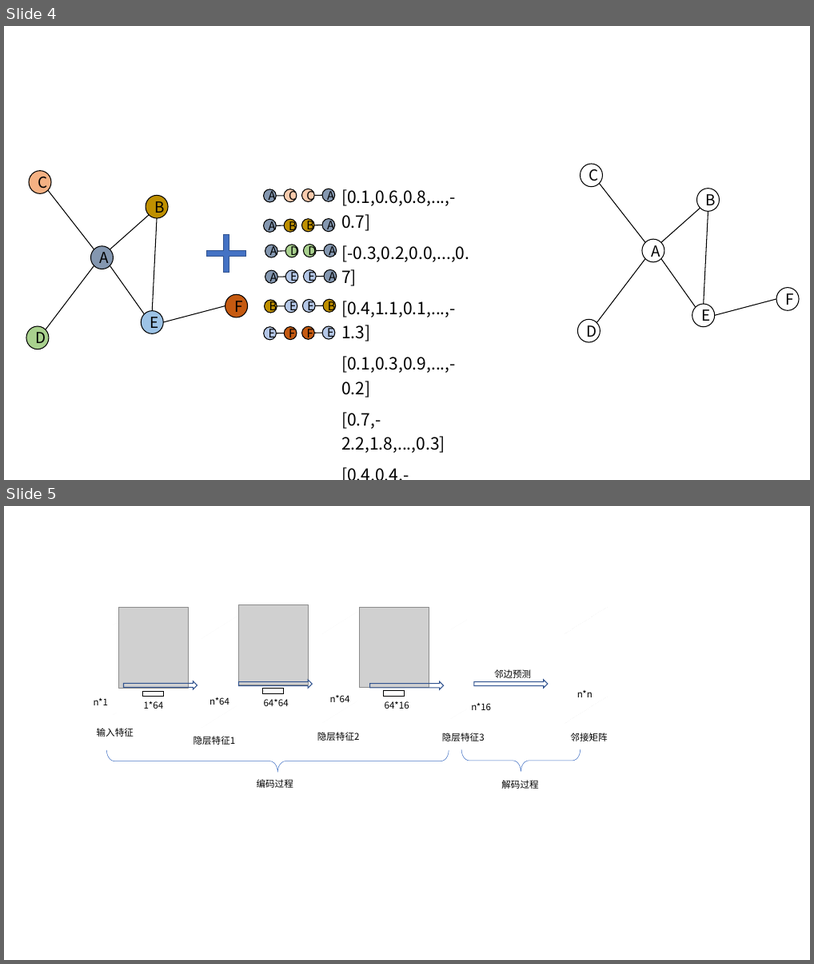
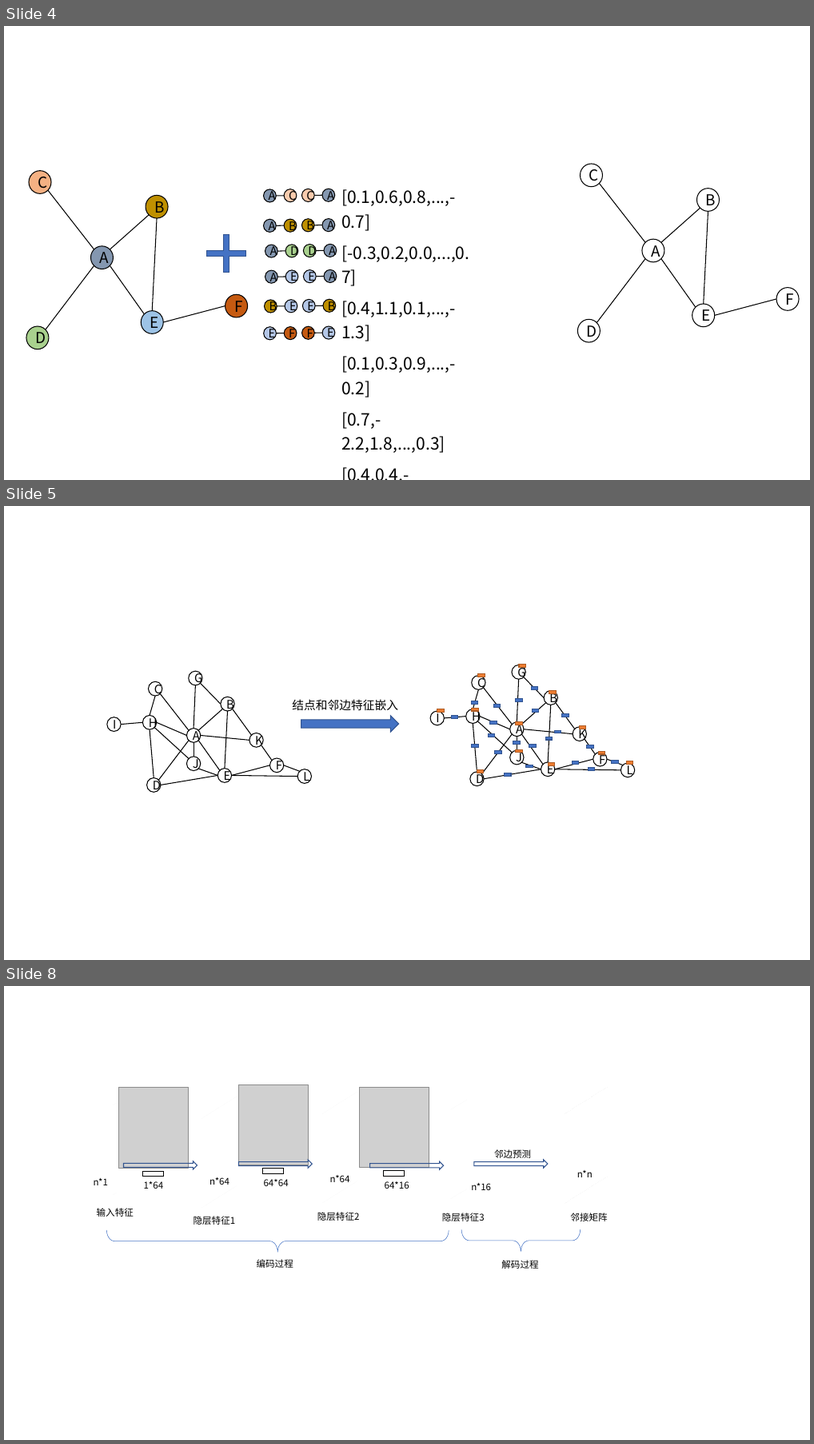
Before and after one commit to hakaorson/file, a slide deck: MineThesis new struct/other/流程图.pptx. Shown one above the other, each under a label of ours: slides 4 and 5 before the commit, slides 4, 5 and 8 after it; the slides between them are not shown. The pictures are 814x964 and 814x1444 pixels, drawn with LibreOffice and Linux fonts; fonts in the diff are those of the drawing; grey boxes stand for pictures. Boxes give left, top, right and bottom in pixels: in the first picture for what was removed or moved away, otherwise in the second. Text is boxed around its words. In the diff, an @@ line names an element or a change of style, - is before the commit and + after.

```diff
--- a/MineThesis new struct/other/流程图.pptx
+++ b/MineThesis new struct/other/流程图.pptx
@@ slide 5 added at (x1=4, y1=506, x2=810, y2=960), background #FFFFFF @@
@@ line added from (150, 716) to (155, 696), #000000 1 pt @@
@@ line added from (194, 728) to (196, 685), #000000 1 pt @@
@@ line added from (201, 684) to (221, 704), #000000 1 pt @@
@@ line added from (233, 708) to (251, 735), #000000 1 pt @@
@@ text added at (x1=292, y1=699, x2=398, y2=710), 14 pt, text #000000 @@
+结点和邻边特征嵌入
@@ right arrow added at (x1=302, y1=716, x2=399, y2=732), fill #4472C4, outline #325491 1 pt @@
@@ line added from (121, 724) to (142, 723), #000000 1 pt @@
@@ line added from (150, 729) to (154, 778), #000000 1 pt @@
@@ line added from (154, 728) to (189, 758), #000000 1 pt @@
@@ line added from (186, 736) to (157, 723), #000000 1 pt @@
@@ line added from (194, 756) to (194, 743), #000000 1 pt @@
@@ line added from (250, 740) to (201, 736), #000000 1 pt @@
@@ line added from (272, 760) to (261, 745), #000000 1 pt @@
@@ line added from (198, 768) to (218, 776), #000000 1 pt @@
@@ line added from (284, 765) to (300, 771), #000000 1 pt @@
@@ group added at (x1=107, y1=671, x2=312, y2=792): 12 ellipses, 6 lines @@
+E
+B
+D
+F
+A
+C
+G
+H
+I
+K
+J
+L
@@ group added at (x1=430, y1=664, x2=635, y2=785): 33 rectangles, 21 lines, 12 ellipses @@
+E
+B
+D
+F
+A
+C
+G
+H
+I
+K
+J
+L
@@ line added from (161, 785) to (218, 776), #000000 1 pt @@
@@ line added from (231, 776) to (298, 776), #000000 1 pt @@
@@ what was slide 5 is now slide 8 @@
```
Also in this commit, not shown: 2 other slides added, 5 other files.
